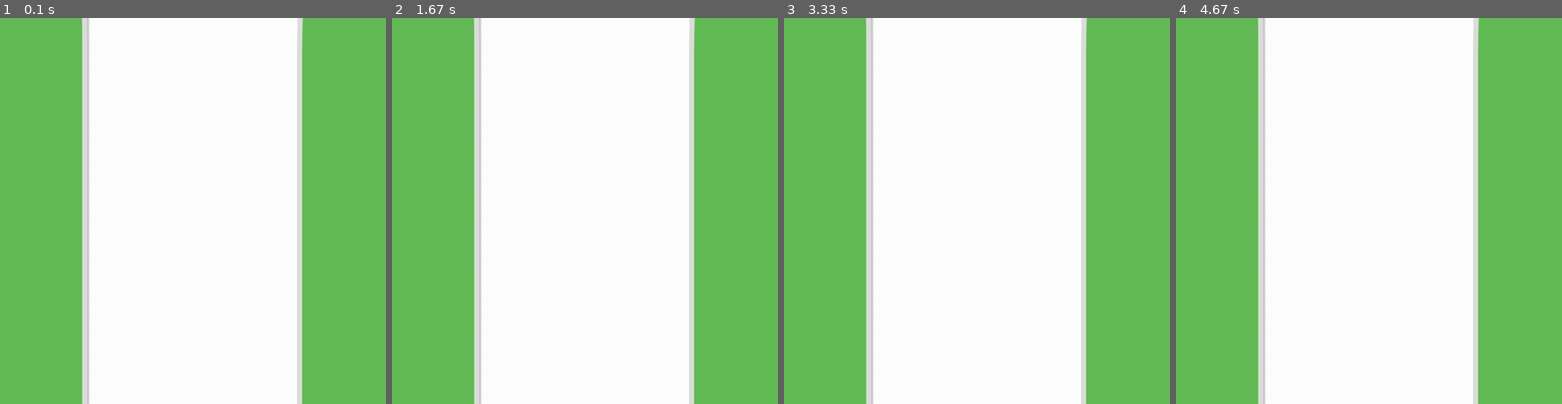
Above: before the commit, frames 1-4 (left to right).
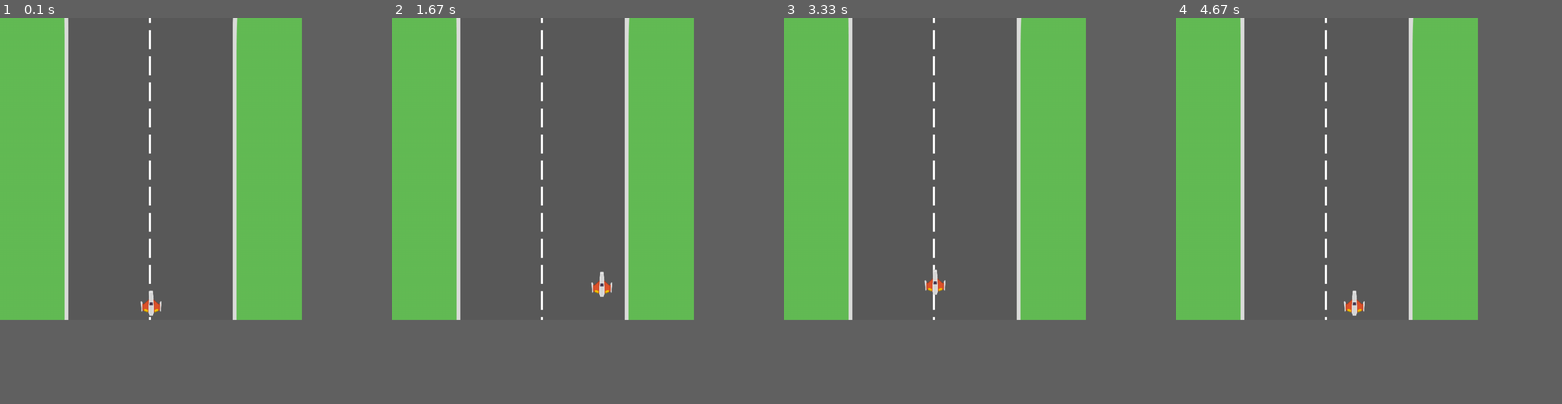
Above: after the commit, the same moments.

Repository: Danilo-C-Ramos/Pygame
Game: pygame game, started from Main.py
The game is run twice, just before and just after one commit, with the same random seed, the same clock (stepped at 60 frames per second) and the same inputs.
Inputs:
- Up to frame 1 (0.1 s): no input
- Up to frame 2 (1.67 s): hold Right 0.33-0.8 s; hold Up 0.83-1.13 s; hold Right 1.17-1.63 s
- Up to frame 3 (3.33 s): hold Left 1.67-2.2 s; hold Down 2.23-2.53 s; hold Left 2.57-2.97 s; hold Up from 3 s (still down)
- Up to frame 4 (4.67 s): release Up at 3.37 s; hold Right 3.4-4.03 s; hold Down 4.07-4.43 s; hold Left from 4.47 s (still down)
In our replay, the window is 900x900 before the commit and 704x704 after it. These sizes can differ from the game's own. Grey fills any space a smaller window leaves; there, only what the larger window draws over its background counts as a difference.

The runs differ from the first frame. In frame 1, 60% of the frame differs, in the area x 16-79%, y 0-100%; in frame 2, 60%; in frame 3, 60%; in frame 4, 60%.

Commit message:
Conserto do window

Diff:
--- a/Main.py
+++ b/Main.py
@@ -8,8 +8,6 @@
 pygame.init()
 pygame.mixer.init()
 
-WIDTH = 920
-HEIGHT = 920
 # ----- Gera tela principal
 window = pygame.display.set_mode((WIDTH, HEIGHT))
 pygame.display.set_caption('Motinha')
@@ -76,16 +74,16 @@
     player.update()
 
     g = Grama(assets, state)
+
     paredes.add(g)
+    #all_sprites.add(g)
 
-    all_sprites.add(g)
+    #window.fill(BLACK)  # Preenche com a cor preta
+    #window.blit(assets[BACKGROUND], (0, 0))
 
-    window.fill(BLACK)  # Preenche com a cor preta
-    window.blit(assets[BACKGROUND], (0, 0))
+    window.blit(assets[B_RETA], (0, 0))
 
-    window.blit(assets[G_RETA], (0, 0))
-    #paredes.draw(window)
-    #window.blit(assets[GRAMA], (x, y)) #A gente decide esse x e y no tentativa e erro
+    paredes.draw(window)
     all_sprites.draw(window)
 
     pygame.display.update()
--- a/assets.py
+++ b/assets.py
@@ -14,13 +14,13 @@
 B_DOIS_H = 'b_dois_h_img'
 B_TRES = 'b_tres_img'
 
-G_RETA = 'b_reta_img'
-G_RETA_E = 'b_reta_e_img'
-G_RETA_D = 'b_reta_d_img'
-G_DOIS_VE = 'b_dois_ve_img'
-G_DOIS_VD = 'b_dois_vd_img'
-G_DOIS_H = 'b_dois_h_img'
-G_TRES = 'b_tres_img'
+G_RETA = 'g_reta_img'
+G_RETA_E = 'g_reta_e_img'
+G_RETA_D = 'g_reta_d_img'
+G_DOIS_VE = 'g_dois_ve_img'
+G_DOIS_VD = 'g_dois_vd_img'
+G_DOIS_H = 'g_dois_h_img'
+G_TRES = 'g_tres_img'
 
 '''
 CARRO = 'carro_img'
@@ -78,7 +78,7 @@
     assets[G_DOIS_H] = pygame.transform.scale(assets[G_DOIS_H], (WIDTH, HEIGHT))
 
     assets[B_TRES] = pygame.image.load(os.path.join(IMG_DIR, "b_tres.png")).convert()
-    assets[B_TRES] = pygame.transform.scale(assets[G_TRES], (WIDTH, HEIGHT))
+    assets[B_TRES] = pygame.transform.scale(assets[B_TRES], (WIDTH, HEIGHT))
 
     assets[G_TRES] = pygame.image.load(os.path.join(IMG_DIR, "g_tres.png")).convert_alpha()
     assets[G_TRES] = pygame.transform.scale(assets[G_TRES], (WIDTH, HEIGHT))
--- a/config.py
+++ b/config.py
@@ -11,9 +11,9 @@
 CARRO_HEIGHT = 120  #Tamanhos aleatorios ate o momento
 
 #Dados gerais
-WIDTH = 920
-HEIGHT = 920
-FPS = 60
+WIDTH = 720
+HEIGHT = 720
+FPS = 30
 
 # Define algumas variáveis com as cores básicas
 WHITE = (255, 255, 255)
Binary file changed: assets/img/g_reta.png
